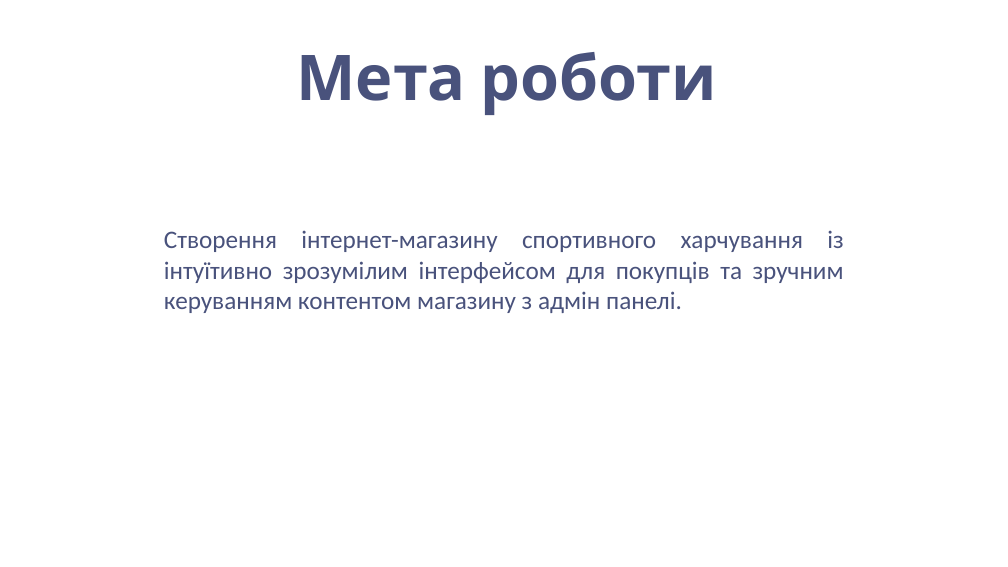
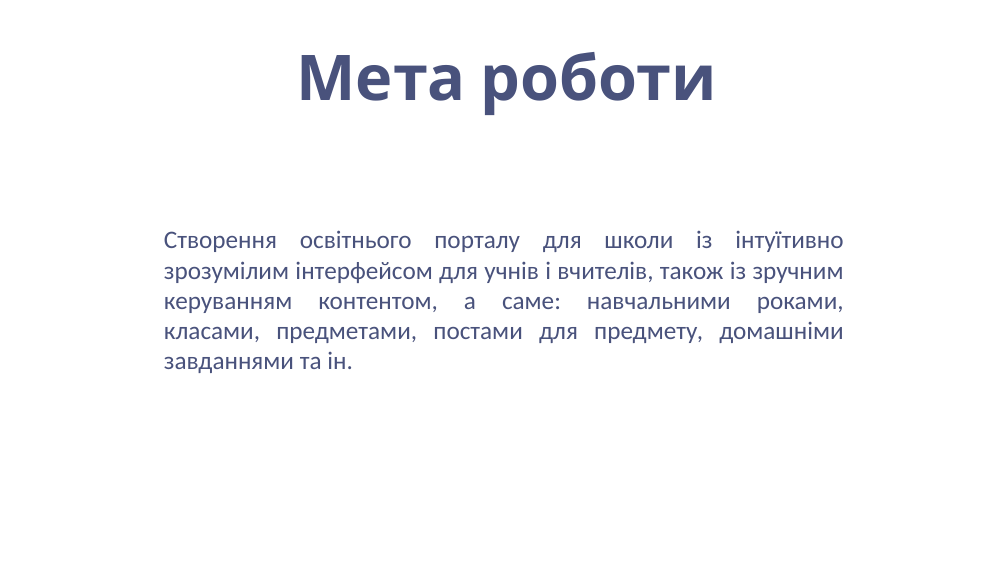
Before and after one commit to grozer221/EducationalPortal, a slide deck: slide 3 of Presentation.pptx. Drawn at 1008x567 pixels with LibreOffice and Linux fonts; fonts in the diff are those of the drawing; background and template pictures are left out. Boxes give left, top, right and bottom in pixels: in the first picture for what was removed or moved away, otherwise in the second. Text is boxed around its words. In the diff, an @@ line names an element or a change of style, - is before the commit and + after.

Commit message:
added presentation

```diff
--- a/Presentation.pptx
+++ b/Presentation.pptx
@@ text at <box>164,230,844,373</box>: text changed @@
-Створення інтернет-магазину спортивного харчування із інтуїтивно зрозумілим інтерфейсом для покупців та зручним керуванням контентом магазину з адмін панелі.
+Створення освітнього порталу для школи із інтуїтивно зрозумілим інтерфейсом для учнів і вчителів, також із зручним керуванням контентом, а саме: навчальними роками, класами, предметами, постами для предмету, домашніми завданнями та ін.
```
Also in this commit, not shown: 1 other slide changed, 2 slides added, 1 slide removed, 3 other files.
